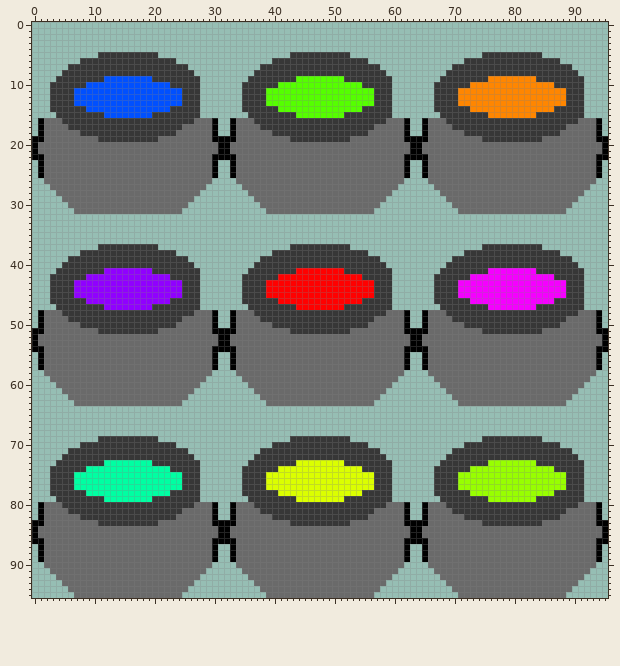
Edited in one commit: sprite sheet (res/img/proper player option 3.png). That is the earlier state.
The file is 96x96 pixels.
New version:
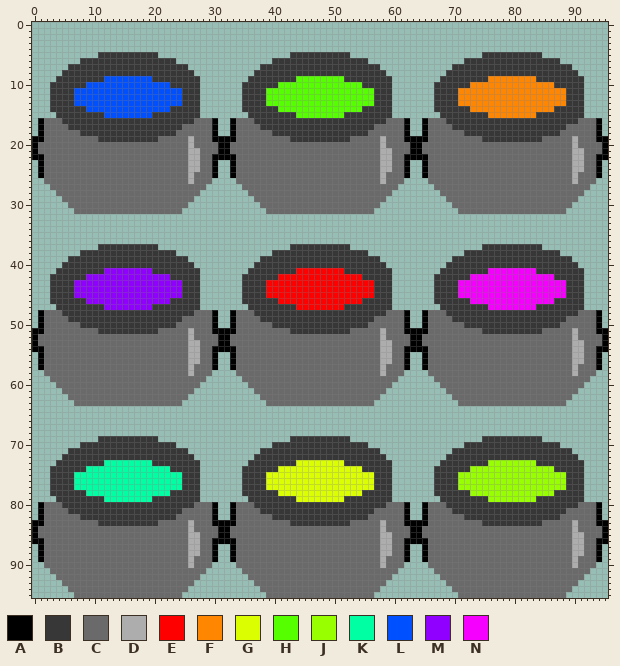
Palette (. is transparent): A #000000  B #373737  C #6a6a6a  D #adadad  E #ff0000  F #ff8600  G #dbff00  H #55ff00  J #98ff00  K #00ffa2  L #0050ff  M #9000ff  N #f500ff
Diff:
The edit turns colour C into colour D in rows 19 to 20 at x 26, 58 and 90; in rows 21 to 24 at x 26 to 27, 58 to 59 and 90 to 91; in rows 25 to 26 at x 26, 58 and 90; in rows 51 to 52 at x 26, 58 and 90; in rows 53 to 56 at x 26 to 27, 58 to 59 and 90 to 91; in rows 57 to 58 at x 26, 58 and 90.
The edit turns colour C into colour D in rows 83 to 84 at x 26, 58 and 90; in rows 85 to 88 at x 26 to 27, 58 to 59 and 90 to 91; in rows 89 to 90 at x 26, 58 and 90.
